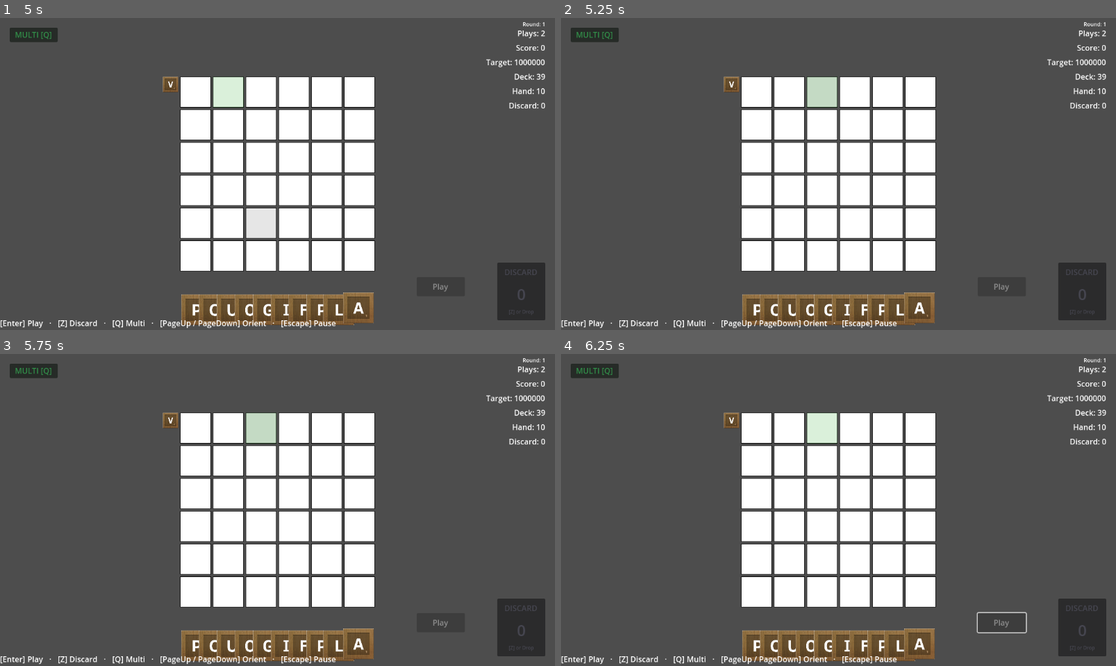
Above: before the commit, frames 1-4 (two rows, left to right).
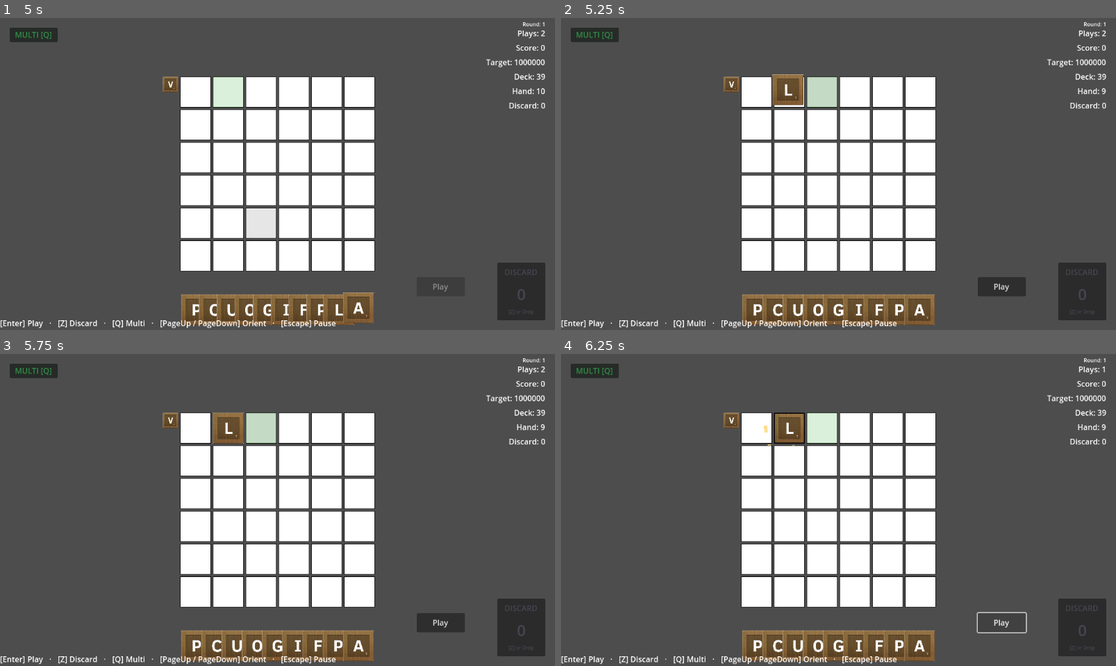
Above: after the commit, the same moments.

Repository: rcmilan/godot-scrabblerabble
Game: Godot game, scene res://scenes/title_screen/title_screen.tscn
Two runs of this game, one before a commit and one after it. Both use one fixed random seed, a clock stepped at 60 frames per second and the inputs below.
Inputs (mouse positions are in pixels of both pictures, inside the frame that each line leads up to):
- Up to frame 1 (5 s): click "New Game" at 0.5 s; click "New Game" at 1.25 s; click "Start Run" at 2 s; click (172, 83) at 2.75 s; tap Enter (play_hand) at 3.5 s; drag from (194, 92) to (333, 105) at 3.52 s; tap Space (confirm_action) at 4.25 s; drag from (227, 92) to (249, 236) at 4.27 s
- Up to frame 2 (5.25 s): tap Space (confirm_action) at 5 s; move the mouse to (821, 92) at 5.02 s; hold D (navigate_right) from 5.03 s (still down); tap L (draw_tiles) at 5.1 s; click (821, 92) at 5.17 s
- Up to frame 3 (5.75 s): keep holding D (navigate_right)
- Up to frame 4 (6.25 s): release D (navigate_right) at 5.75 s; click (999, 622) at 5.75 s, where only the run after the commit has a clickable "Play"

Frame 1 is identical in both runs. In frame 2, 1.8% of the frame differs, in the area x 35-99%, y 18-99%; in frame 3, 1.8%; in frame 4, 1.8%, in the area x 35-99%, y 4-99%.

Commit message:
Fix: allow typing all letters (L, Z) during typing session
The game-action guard in _handle_typing_key blocked letters bound
to game actions (L=draw, Z=discard) from being typed. Game actions
naturally only fire when no typing session is active, since
FocusCursor._input() consumes keys before _unhandled_input().

Co-Authored-By: Claude Opus 4.6 <noreply@anthropic.com>

Diff:
--- a/scenes/ui/focus_cursor/focus_cursor.gd
+++ b/scenes/ui/focus_cursor/focus_cursor.gd
@@ -323,9 +323,6 @@
 	if event.keycode == KEY_BACKSPACE:
 		backspace_pressed.emit()
 		return true
-	# Let game actions fall through (e.g. Z = discard, L = draw)
-	if event.is_action(KeyAction.DISCARD_TILES) or event.is_action(KeyAction.DRAW_TILES):
-		return false
 	var unicode := event.unicode
 	if (unicode >= 65 and unicode <= 90) or (unicode >= 97 and unicode <= 122):
 		letter_typed.emit(char(unicode).to_upper())
